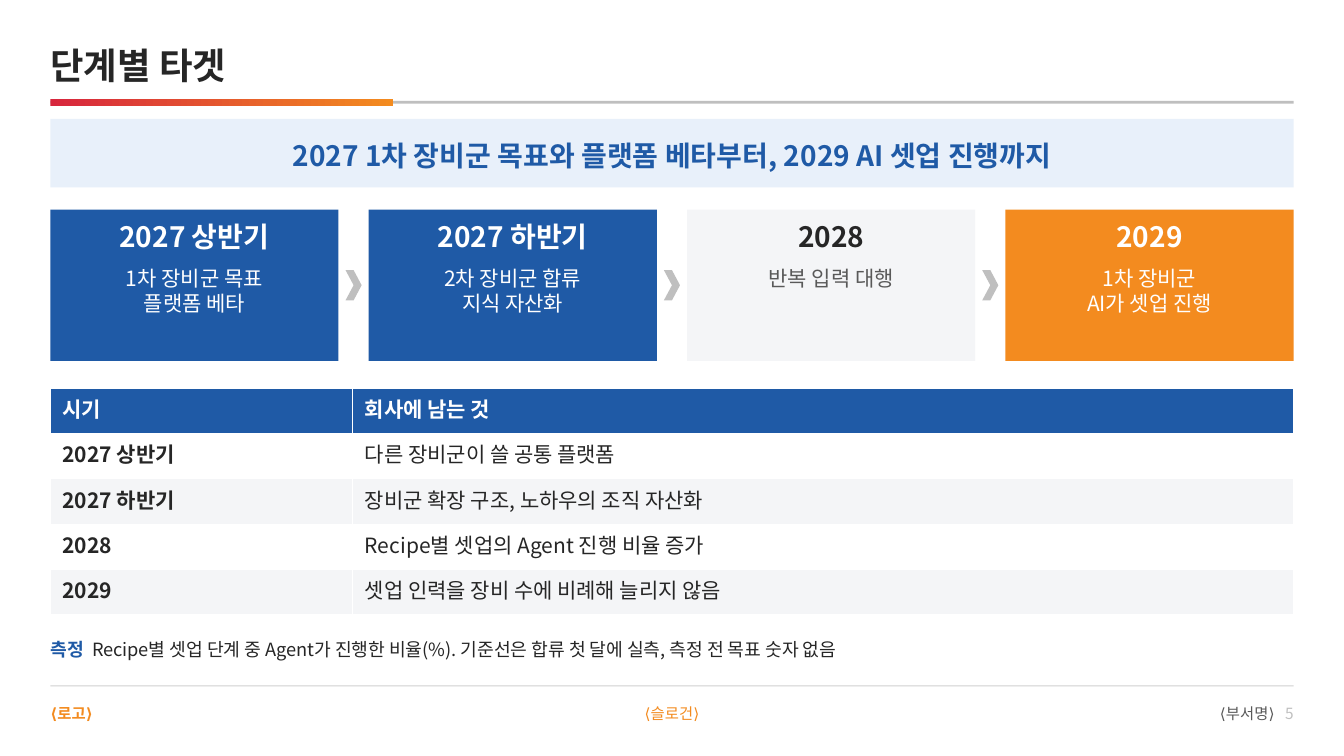
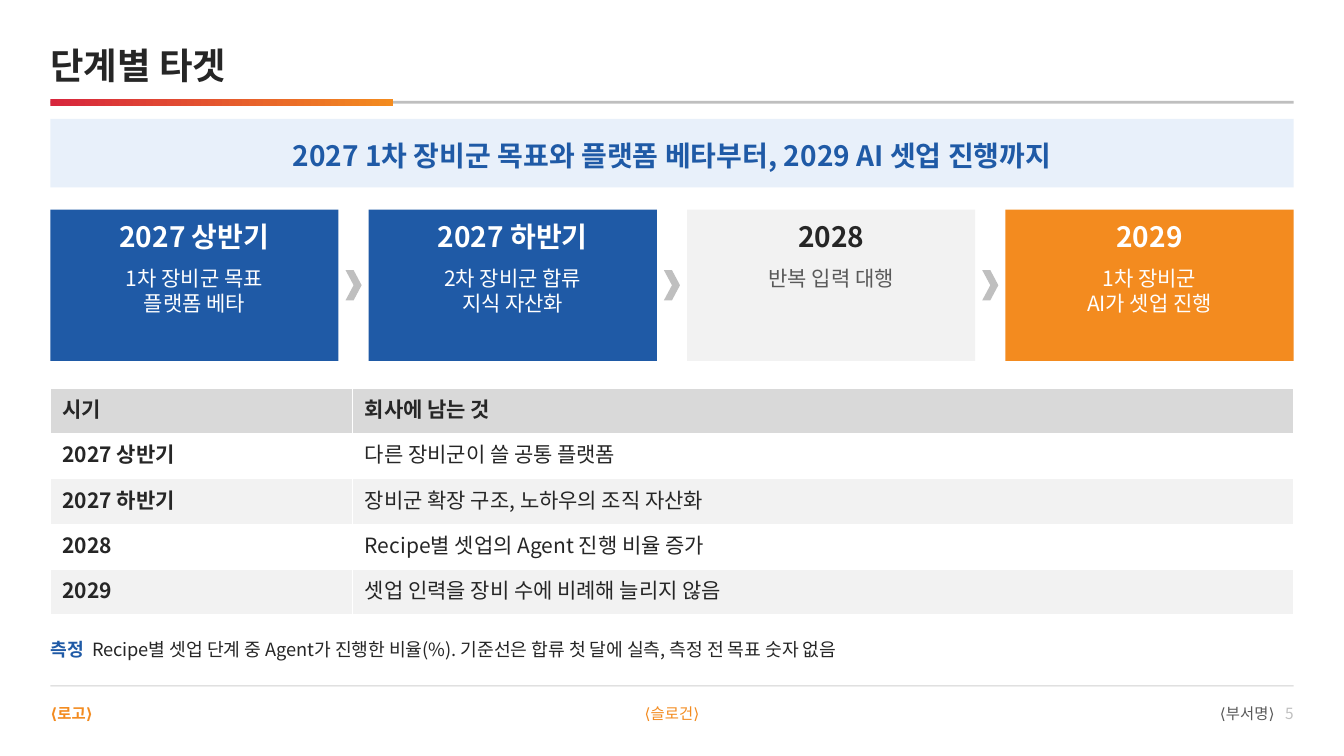
Before and after one commit to DarrenKoi/pm_notes, a slide deck: slide 5 of my-task/arc-tf/deliverables/arc-tf-exec-summary.pptx. Drawn at 1344x756 pixels with LibreOffice and Linux fonts; fonts in the diff are those of the drawing. Boxes give left, top, right and bottom in pixels: in the first picture for what was removed or moved away, otherwise in the second. Text is boxed around its words. In the diff, an @@ line names an element or a change of style, - is before the commit and + after.

```diff
--- a/my-task/arc-tf/deliverables/arc-tf-exec-summary.pptx
+++ b/my-task/arc-tf/deliverables/arc-tf-exec-summary.pptx
@@ table at bbox=[50, 388, 1294, 615] @@
@@ fill #1F5AA6 to #D9D9D9 in row 1 @@
@@ fill #F4F5F7 to #F2F2F2 in 4 cells @@
@@ text colour #FFFFFF to #262626 in "시기", "회사에 남는 것" @@
```
Also in this commit, not shown: 3 other slides changed, 3 other files.
